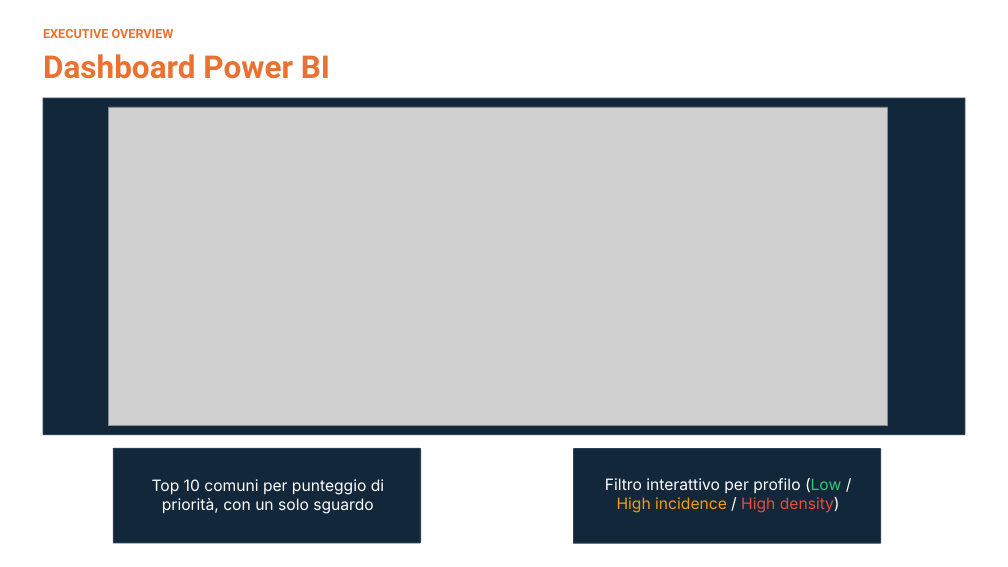
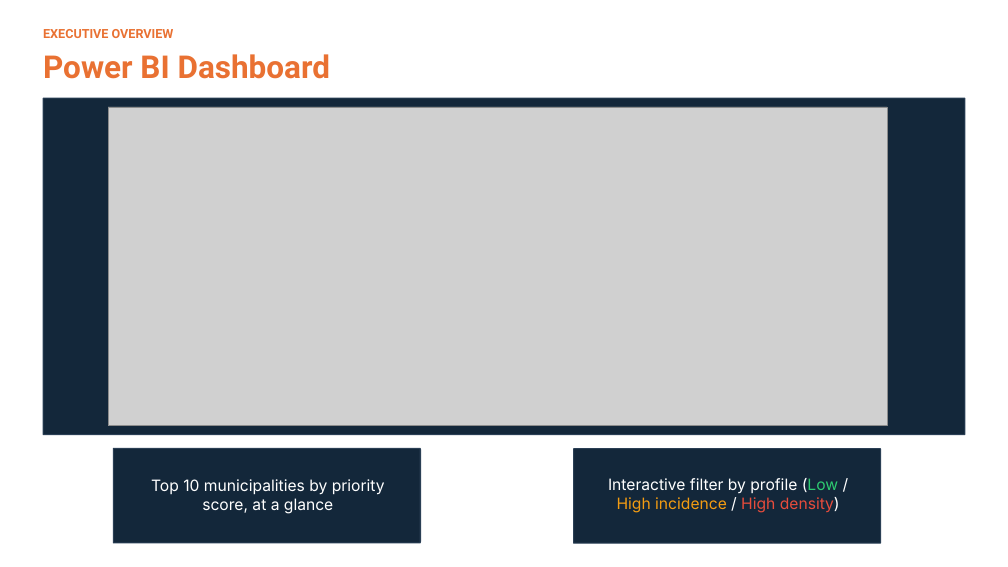
Before and after one commit to francesco-mauro/capston_project_final, a slide deck: slide 4 of Slide deck capstone project.pptx. Drawn at 1008x567 pixels with LibreOffice and Linux fonts; fonts in the diff are those of the drawing; grey boxes stand for pictures. Boxes give left, top, right and bottom in pixels: in the first picture for what was removed or moved away, otherwise in the second. Text is boxed around its words. In the diff, an @@ line names an element or a change of style, - is before the commit and + after.

```diff
--- a/Slide deck capstone project.pptx
+++ b/Slide deck capstone project.pptx
@@ text at (x1=43, y1=54, x2=330, y2=79): text changed @@
-Dashboard Power BI
+Power BI Dashboard
@@ text at (x1=151, y1=479, x2=385, y2=514): text changed @@
-Top 10 comuni per punteggio di priorità, con un solo sguardo
+Top 10 municipalities by priority score, at a glance
@@ text at (x1=608, y1=478, x2=840, y2=513): text changed @@
-Filtro interattivo per profilo (Low / High incidence / High density)
+Interactive filter by profile (Low / High incidence / High density)
```
Also in this commit, not shown: 3 other slides changed, 1 slide added, 1 slide removed, 2 other files.
